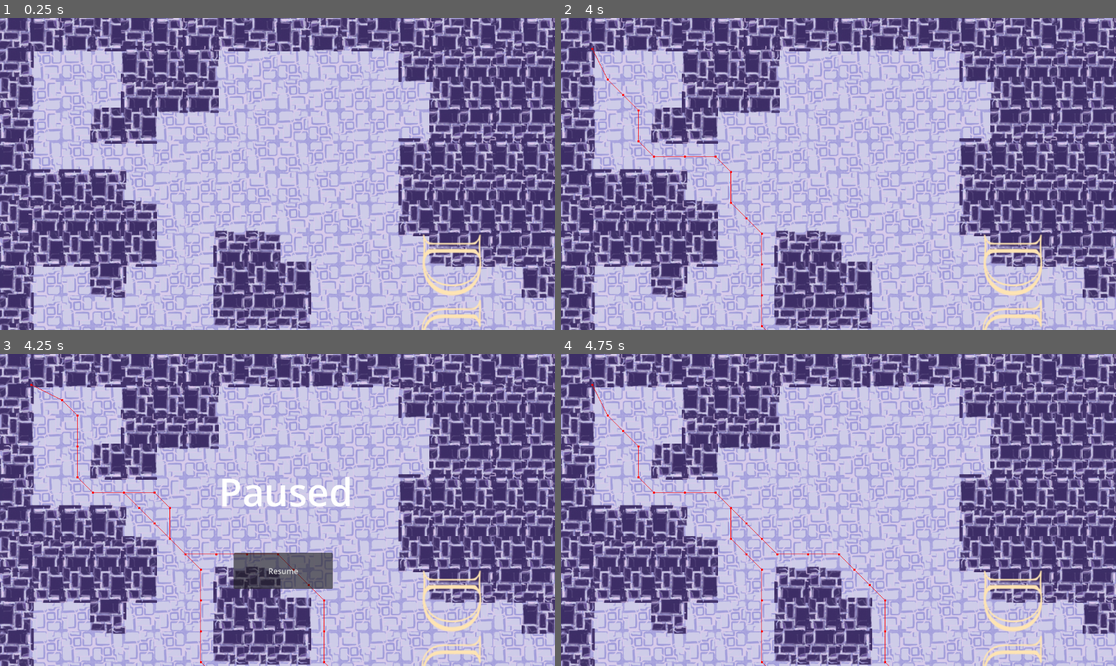
Above: before the commit, frames 1-4 (two rows, left to right).
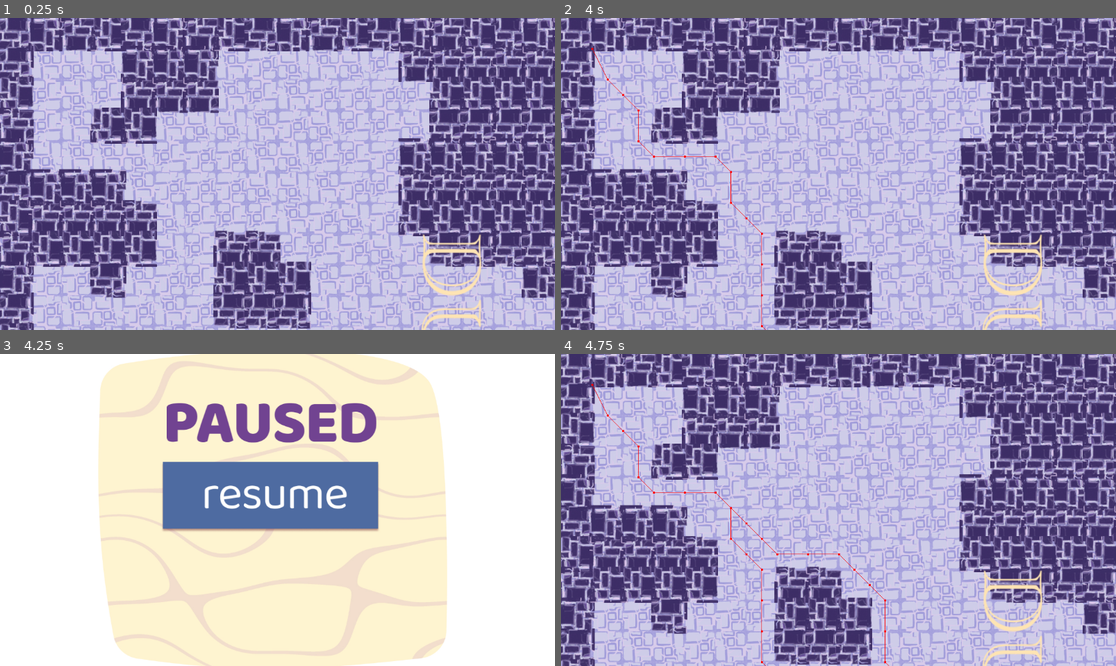
Above: after the commit, the same moments.

Repository: PastelGames/ggj-2026
Game: Godot game, scene res://Scenes/BulletHell/level_01.tscn
Same seed, same stepped clock (60 frames per second), same inputs: the game is played once before the commit and once after it. The project has no main scene, so this scene is started directly.
Inputs (mouse positions are in pixels of both pictures, inside the frame that each line leads up to; where the layout moved, square brackets give the same spot in the first picture):
- Up to frame 1 (0.25 s): no input
- Up to frame 2 (4 s): tap Enter (ui_accept) at 0.5, 0.77, 1.25, 1.52, 2, 2.75, 3.02, 3.5, 3.77 s; move the mouse to (960, 158) at 0.52 s; press the mouse at (960, 158) at 0.53 s; hold Right (move_right) 0.53-1.28 s; move the mouse to (727, 189) at 1.27 s; release the mouse at (727, 189) at 1.28 s; hold Down (move_down) 1.28-2.03 s; click (727, 189) at 1.35 s; move the mouse to (894, 105) at 2.02 s; press the mouse at (894, 105) at 2.03 s; hold Right (move_right) 2.03-2.78 s; move the mouse to (810, 236) at 2.77 s; release the mouse at (810, 236) at 2.78 s; hold Up (move_up) 2.78-3.53 s; click (810, 236) at 2.85 s; move the mouse to (1005, 220) at 3.52 s; press the mouse at (1005, 220) at 3.53 s; hold Left (move_left) from 3.53 s (still down)
- Up to frame 3 (4.25 s): keep holding Left (move_left); tap Escape (pause) at 4.15 s
- Up to frame 4 (4.75 s): release Left (move_left) at 4.25 s; release the mouse at (1005, 556) at 4.25 s; click (832, 494) [844, 572] at 4.25 s

Frames 1-2 are identical in both runs. In frame 3, 100% of the frame differs, in the area x 0-100%, y 0-100%; in frame 4, nothing differs.

Commit message:
pause panel
Pause panel done

Diff:
--- a/Scenes/BulletHell/pause_panel.tscn
+++ b/Scenes/BulletHell/pause_panel.tscn
@@ -1,6 +1,15 @@
-[gd_scene format=3 uid="uid://bfyoan7thjbs8"]
+[gd_scene format=3 uid="uid://ryvfswj7d705"]
 
-[ext_resource type="Script" uid="uid://r3pwbr75h28y" path="res://Scripts/script_pause_menu.gd" id="1_ipfgy"]
+[ext_resource type="Script" path="res://Scripts/script_pause_menu.gd" id="1_ipfgy"]
+[ext_resource type="Texture2D" uid="uid://ddgu631cupbwk" path="res://UI elements/menu screen.jpg" id="2_eusib"]
+[ext_resource type="Texture2D" uid="uid://chdlwkrv1fah5" path="res://UI elements/PAUSED.png" id="2_wdfil"]
+[ext_resource type="Texture2D" uid="uid://csdckcqdbv1fo" path="res://UI elements/resunme.png" id="4_mu7h3"]
+
+[sub_resource type="CanvasTexture" id="CanvasTexture_eusib"]
+
+[sub_resource type="StyleBoxEmpty" id="StyleBoxEmpty_mu7h3"]
+
+[sub_resource type="StyleBoxEmpty" id="StyleBoxEmpty_imvsw"]
 
 [node name="PausePanel" type="Control" unique_id=362086595]
 layout_mode = 3
@@ -19,22 +28,28 @@
 offset_bottom = 331.0
 color = Color(0.3019608, 0.3019608, 0.3019608, 0)
 
-[node name="Label" type="Label" parent="." unique_id=117851654]
+[node name="Polygon2D" type="Polygon2D" parent="." unique_id=1542528680]
+texture = SubResource("CanvasTexture_eusib")
+polygon = PackedVector2Array(-38, -27, 1172, -36, 1198, 729, -5, 703)
+
+[node name="MenuScreen" type="Sprite2D" parent="." unique_id=1794537982]
+position = Vector2(567, 321)
+scale = Vector2(0.6673387, 0.6673387)
+texture = ExtResource("2_eusib")
+
+[node name="PausedText" type="Sprite2D" parent="." unique_id=655449521]
+position = Vector2(565, 141)
+texture = ExtResource("2_wdfil")
+
+[node name="Resume button" type="Button" parent="." unique_id=1046417903]
 layout_mode = 0
-offset_left = 455.0
-offset_top = 229.0
-offset_right = 780.0
-offset_bottom = 338.0
-theme_override_font_sizes/font_size = 79
-text = "Paused"
+offset_left = 335.0
+offset_top = 210.0
+offset_right = 790.0
+offset_bottom = 374.0
+theme_override_styles/normal = SubResource("StyleBoxEmpty_mu7h3")
+theme_override_styles/hover = SubResource("StyleBoxEmpty_imvsw")
+icon = ExtResource("4_mu7h3")
+expand_icon = true
 
-[node name="Button" type="Button" parent="." unique_id=1046417903]
-layout_mode = 0
-offset_left = 486.0
-offset_top = 411.0
-offset_right = 692.0
-offset_bottom = 486.0
-text = "Resume
-"
-
-[connection signal="pressed" from="Button" to="." method="_on_button_pressed"]
+[connection signal="pressed" from="Resume button" to="." method="_on_button_pressed"]
Binary file added: UI elements/Background menu.png
Not shown, added: UI elements/Background menu.png.import
Binary file added: UI elements/PAUSED.png
Not shown, added: UI elements/PAUSED.png.import
Binary file added: UI elements/menu screen.jpg
Not shown, added: UI elements/menu screen.jpg.import
Binary file added: UI elements/resunme.png
Not shown, added: UI elements/resunme.png.import
